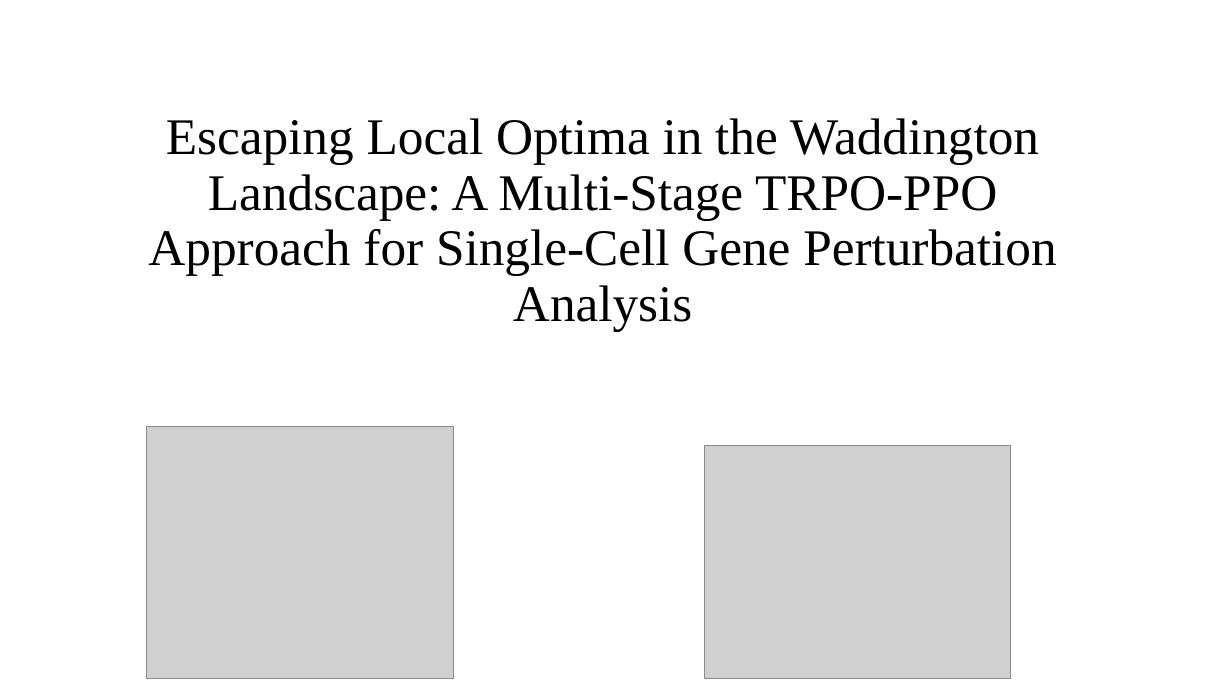
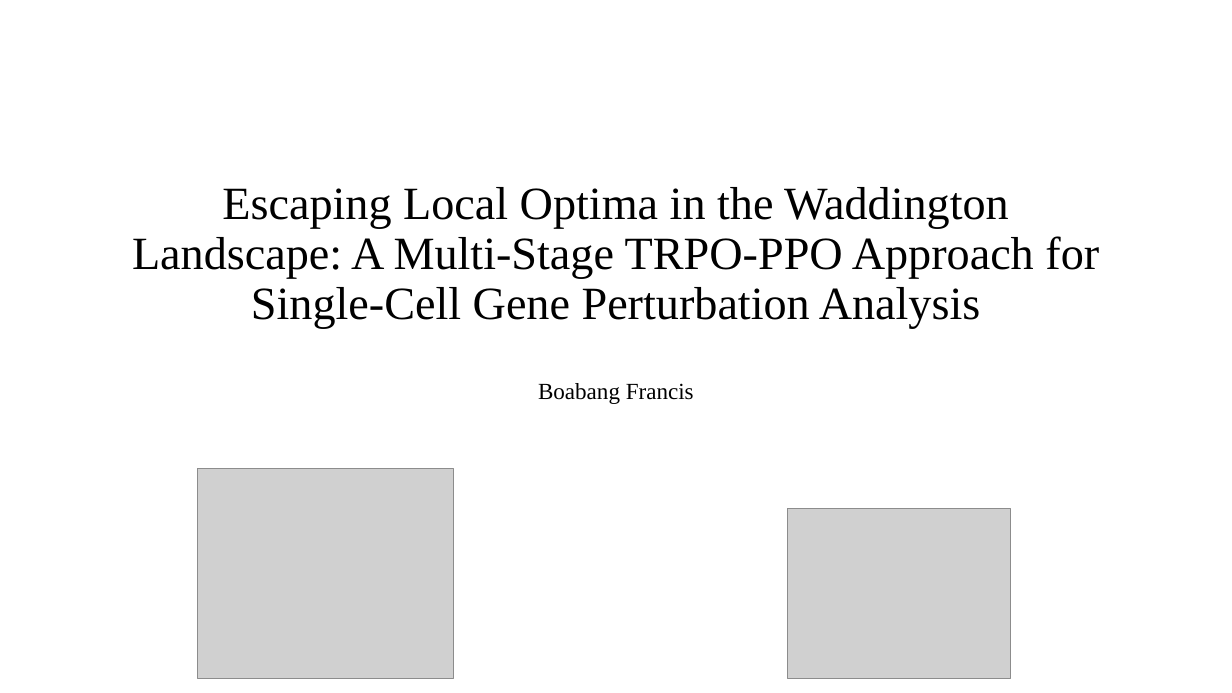
Before and after one commit to boabangf/GNN_RL_gene_trajectory_perturbation, a slide deck: slide 1 of ppt slides for omic codeathon (1) (1).pptx. Drawn at 1232x693 pixels with LibreOffice and Linux fonts; fonts in the diff are those of the drawing; grey boxes stand for pictures. Boxes give left, top, right and bottom in pixels: in the first picture for what was removed or moved away, otherwise in the second. Text is boxed around its words. In the diff, an @@ line names an element or a change of style, - is before the commit and + after.

```diff
--- a/ppt slides for omic codeathon (1) (1).pptx
+++ b/ppt slides for omic codeathon (1) (1).pptx
@@ title at (x1=132, y1=187, x2=1099, y2=404): text changed; size 40 to 36 pt @@
-Escaping Local Optima in the Waddington Landscape: A Multi-Stage TRPO-PPO Approach for Single-Cell Gene Perturbation Analysis
+Escaping Local Optima in the Waddington Landscape: A Multi-Stage TRPO-PPO Approach for Single-Cell Gene Perturbation Analysis
+Boabang Francis
@@ picture resized from (x1=147, y1=427, x2=454, y2=678) to (x1=198, y1=469, x2=453, y2=678) @@
@@ picture resized from (x1=704, y1=446, x2=1011, y2=678) to (x1=787, y1=509, x2=1011, y2=678) @@
```
